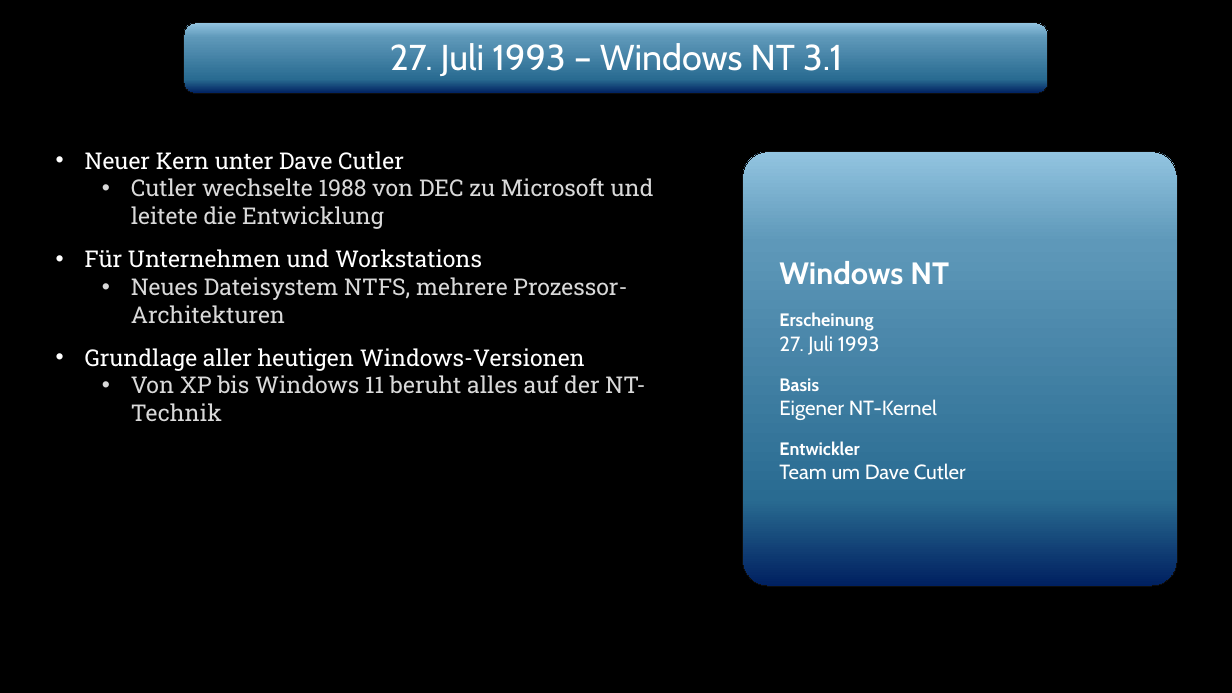
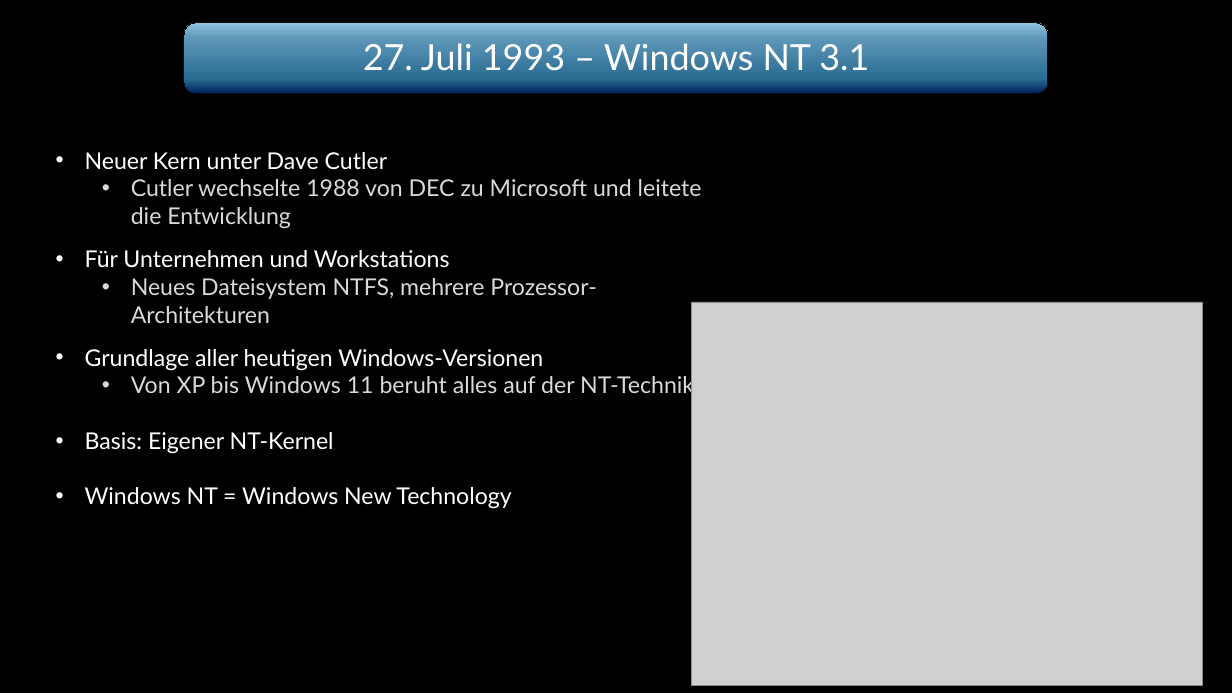
Before and after one commit to Wummy01/Wummy101010, a slide deck: slide 6 of Windows_Praesentation_Donnerstag.pptx. Drawn at 1232x693 pixels with LibreOffice and Linux fonts; fonts in the diff are those of the drawing; grey boxes stand for pictures; background and template pictures are left out. Boxes give left, top, right and bottom in pixels: in the first picture for what was removed or moved away, otherwise in the second. Text is boxed around its words. In the diff, an @@ line names an element or a change of style, - is before the commit and + after.

```diff
--- a/Windows_Praesentation_Donnerstag.pptx
+++ b/Windows_Praesentation_Donnerstag.pptx
@@ text "27. Juli 1993 – Windows ..." at (x1=363, y1=43, x2=869, y2=70): font Cabin to Lato @@
@@ text at (x1=85, y1=152, x2=702, y2=399): font Roboto Slab to Lato in "Neuer Kern unter Dave Cutler", "Cutler wechselte 1988 von DEC zu Microsoft ...", "Für Unternehmen und Workstations", "Neues Dateisystem NTFS, mehrere Prozessor-Architekturen" and 2 more places @@
@@ rounded rectangle removed at (x1=743, y1=152, x2=1177, y2=586) @@
-Windows NT
-Erscheinung
-27. Juli 1993
-Basis
-Eigener NT-Kernel
-Entwickler
-Team um Dave Cutler
@@ picture added at (x1=692, y1=302, x2=1203, y2=686) @@
@@ text at (x1=85, y1=432, x2=511, y2=509): paragraphs added @@
+• Basis: Eigener NT-Kernel
+• Windows NT = Windows New Technology
```
Also in this commit, not shown: 17 other slides changed.
